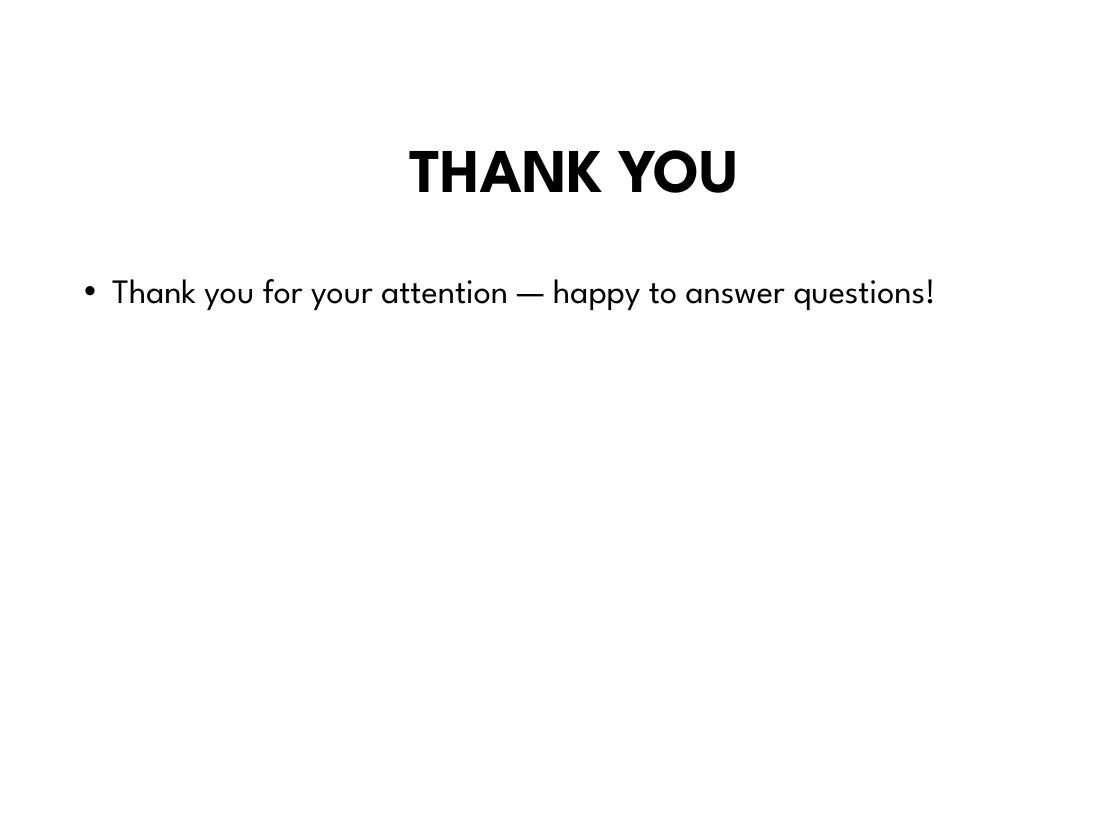
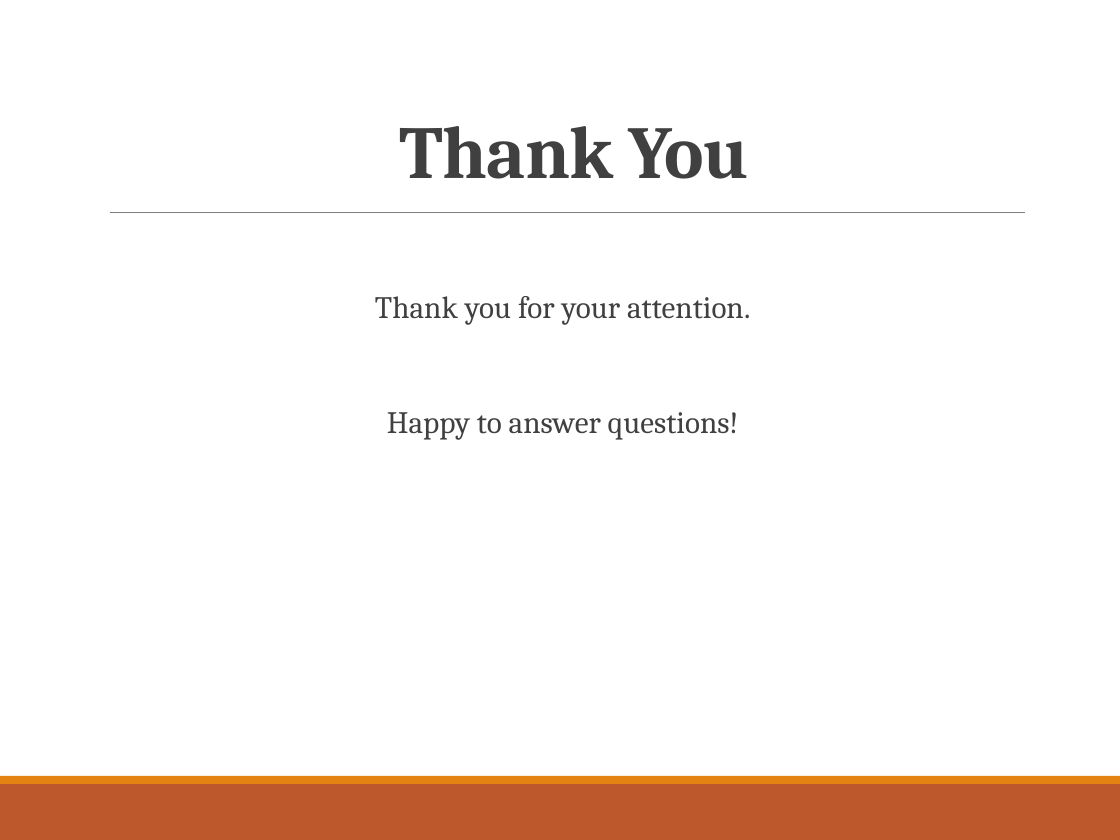
Before and after one commit to tingly-amua/Terry-Stops-Classifier, a slide deck: slide 16 of presentation.pptx (slide 8 before the commit). Drawn at 1120x840 pixels with LibreOffice and Linux fonts; fonts in the diff are those of the drawing; background and template pictures are left out. Boxes give left, top, right and bottom in pixels: in the first picture for what was removed or moved away, otherwise in the second. Text is boxed around its words. In the diff, an @@ line names an element or a change of style, - is before the commit and + after.

```diff
--- a/presentation.pptx
+++ b/presentation.pptx
@@ title "Thank You" at [400,126,749,179]: vertical alignment middle to bottom @@
@@ title at [400,126,749,179]: text changed; size 40 to 48 pt; font League Spartan to Cambria; text colour #000000 to #404040 @@
-THANK YOU
+Thank You
@@ line added from (110, 213) to (1025, 213), #808080 0.5 pt @@
@@ text at [375,296,751,440]: text changed; size 22 to 20 pt; font League Spartan to Cambria; text colour #000000 to #404040 @@
-• Thank you for your attention — happy to answer questions!
+Thank you for your attention.
+Happy to answer questions!
@@ rectangle added at [0,776,1120,784], fill #E48312 @@
@@ rectangle added at [0,784,1120,840], fill #BD582C @@
```
Also in this commit, not shown: 6 other slides changed, 9 slides added, 1 slide removed, 5 other files.
